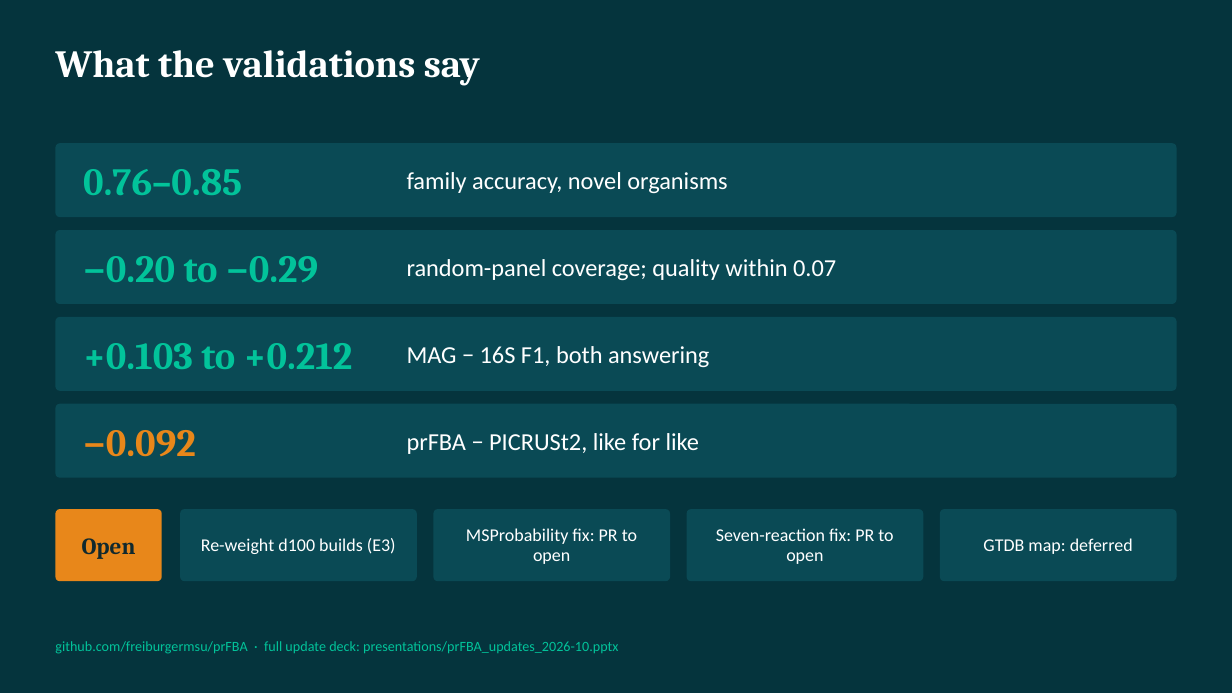
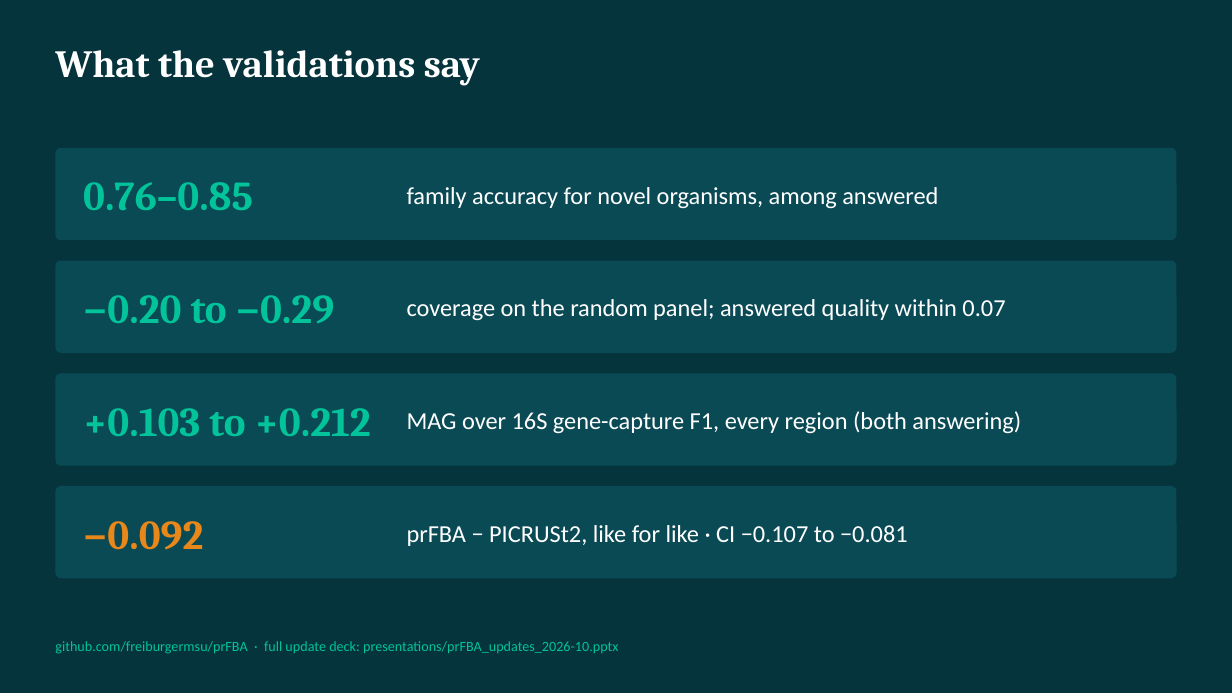
Before and after one commit to freiburgermsu/prFBA, a slide deck: slide 9 of presentations/prFBA_brief_panels_2026-10.pptx (slide 10 before the commit). Drawn at 1232x693 pixels with LibreOffice and Linux fonts; fonts in the diff are those of the drawing. Boxes give left, top, right and bottom in pixels: in the first picture for what was removed or moved away, otherwise in the second. Text is boxed around its words. In the diff, an @@ line names an element or a change of style, - is before the commit and + after.

```diff
--- a/presentations/prFBA_brief_panels_2026-10.pptx
+++ b/presentations/prFBA_brief_panels_2026-10.pptx
@@ rounded rectangle: place and size @@
-rounded rectangle at bbox=[55, 143, 1177, 217]
+rounded rectangle at bbox=[55, 148, 1177, 240]
@@ text "0.76–0.85": place and size @@
-text "0.76–0.85" at bbox=[83, 169, 242, 195]
+text "0.76–0.85" at bbox=[83, 182, 253, 210]
@@ text at bbox=[407, 187, 938, 209]: text changed @@
-family accuracy, novel organisms
+family accuracy for novel organisms, among answered
@@ rounded rectangle: place and size @@
-rounded rectangle at bbox=[55, 230, 1177, 304]
+rounded rectangle at bbox=[55, 261, 1177, 353]
@@ text "−0.20 to −0.29": place and size @@
-text "−0.20 to −0.29" at bbox=[83, 256, 318, 282]
+text "−0.20 to −0.29" at bbox=[83, 295, 334, 323]
@@ text at bbox=[407, 299, 1005, 321]: text changed @@
-random-panel coverage; quality within 0.07
+coverage on the random panel; answered quality within 0.07
@@ rounded rectangle: place and size @@
-rounded rectangle at bbox=[55, 404, 1177, 478]
+rounded rectangle at bbox=[55, 373, 1177, 466]
@@ text "+0.103 to +0.212": place and size @@
-text "+0.103 to +0.212" at bbox=[83, 343, 353, 369]
+text "+0.103 to +0.212" at bbox=[83, 408, 371, 436]
@@ text at bbox=[407, 411, 1021, 434]: text changed @@
-MAG − 16S F1, both answering
+MAG over 16S gene-capture F1, every region (both answering)
@@ rounded rectangle: place and size @@
-rounded rectangle at bbox=[55, 317, 1177, 391]
+rounded rectangle at bbox=[55, 486, 1177, 579]
@@ rounded rectangle removed at bbox=[55, 509, 162, 581] @@
-Open
@@ size 30 to 32 pt in 4 elements at bbox=[83, 182, 253, 210], bbox=[83, 295, 334, 323], bbox=[83, 408, 371, 436], bbox=[83, 521, 203, 550] @@
@@ text "−0.092": place and size @@
-text "−0.092" at bbox=[83, 430, 196, 457]
+text "−0.092" at bbox=[83, 521, 203, 550]
@@ rounded rectangle removed at bbox=[180, 509, 417, 581] @@
-Re-weight d100 builds (E3)
@@ rounded rectangle removed at bbox=[433, 509, 670, 581] @@
-MSProbability fix: PR to open
@@ rounded rectangle removed at bbox=[687, 509, 923, 581] @@
-Seven-reaction fix: PR to open
@@ rounded rectangle removed at bbox=[940, 509, 1177, 581] @@
-GTDB map: deferred
@@ text at bbox=[407, 525, 908, 546]: text changed @@
-prFBA − PICRUSt2, like for like
+prFBA − PICRUSt2, like for like · CI −0.107 to −0.081
```
Also in this commit, not shown: 1 other slide changed, 1 slide removed, 5 other files.
